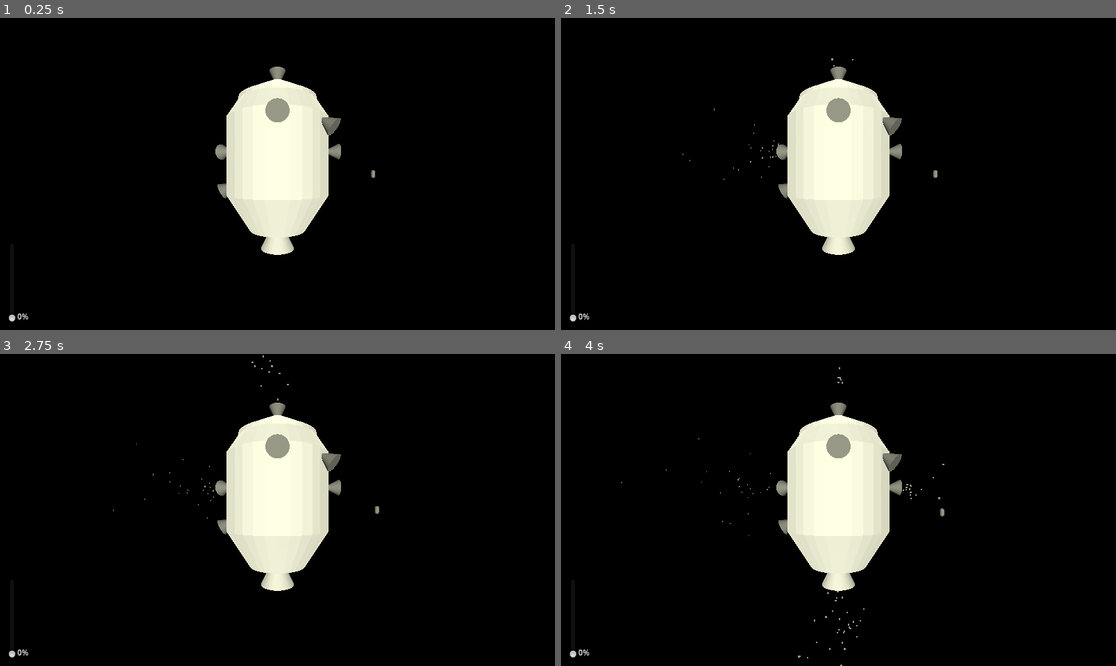
Above: before the commit, frames 1-4 (two rows, left to right).
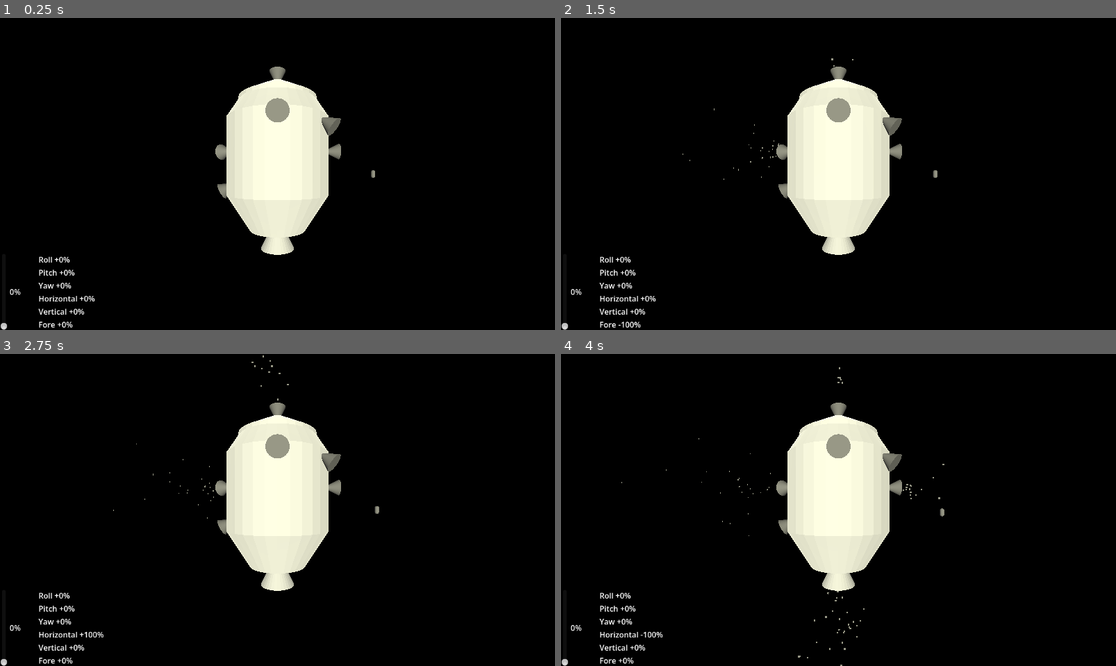
Above: after the commit, the same moments.

Repository: Carth501/anti-manual-spaceship-operation
Game: Godot game, scene res://scenes/space.tscn
Same seed, same stepped clock (60 frames per second), same inputs: the game is played once before the commit and once after it.
Inputs:
- Up to frame 1 (0.25 s): no input
- Up to frame 2 (1.5 s): tap Enter at 0.5 s; hold L (Lateral_Right) 0.53-1.28 s; hold O (Lateral_Back) from 1.28 s (still down)
- Up to frame 3 (2.75 s): release O (Lateral_Back) at 2.03 s; hold L (Lateral_Right) from 2.03 s (still down)
- Up to frame 4 (4 s): release L (Lateral_Right) at 2.78 s; hold U (Lateral_Forward) 2.78-3.53 s; hold J (Lateral_Left) from 3.53 s (still down)

The runs differ from the first frame. In frame 1, 0.6% of the frame differs, in the area x 0-18%, y 76-100%; in frame 2, 0.6%; in frame 3, 0.6%, in the area x 0-19%, y 76-100%; in frame 4, 0.6%.

Commit message:
Refactor UIManager and ControlInterface to enhance control axes management and update UI labels for throttle and axes values
Co-authored-by: Copilot <copilot@github.com>

Diff:
--- a/scenes/user_interface.tscn
+++ b/scenes/user_interface.tscn
@@ -10,34 +10,95 @@
 grow_horizontal = 2
 grow_vertical = 2
 script = ExtResource("1_j8r0o")
-throttle_slider_path = NodePath("Control/VSlider")
+throttle_slider_path = NodePath("HBoxContainer/ThrusterControl/VSlider")
+throttle_label_path = NodePath("HBoxContainer/ThrusterControl/Label")
 
-[node name="Control" type="Control" parent="." unique_id=609721339]
+[node name="HBoxContainer" type="HBoxContainer" parent="." unique_id=1366659684]
 layout_mode = 1
 anchors_preset = 2
 anchor_top = 1.0
 anchor_bottom = 1.0
-offset_left = 17.0
-offset_top = -57.0
-offset_right = 57.0
-offset_bottom = -17.0
+offset_top = -137.0
+offset_right = 103.0
 grow_vertical = 0
+theme_override_constants/separation = 20
 
-[node name="VSlider" type="VSlider" parent="Control" unique_id=2091011137]
-layout_mode = 1
-anchors_preset = 2
-anchor_top = 1.0
-anchor_bottom = 1.0
-offset_top = -162.0
-offset_right = 16.0
-grow_vertical = 0
+[node name="ThrusterControl" type="HBoxContainer" parent="HBoxContainer" unique_id=172850374]
+layout_mode = 2
+alignment = 2
 
-[node name="Label" type="Label" parent="Control" unique_id=1481298198]
-layout_mode = 1
-anchors_preset = 2
-anchor_top = 1.0
-anchor_bottom = 1.0
-offset_left = 19.0
-offset_top = -23.0
-offset_right = 59.0
-grow_vertical = 0
+[node name="VSlider" type="VSlider" parent="HBoxContainer/ThrusterControl" unique_id=2091011137]
+layout_mode = 2
+
+[node name="Label" type="Label" parent="HBoxContainer/ThrusterControl" unique_id=1481298198]
+custom_minimum_size = Vector2(40, 0)
+layout_mode = 2
+
+[node name="VBoxContainer" type="VBoxContainer" parent="HBoxContainer" unique_id=154077265]
+layout_mode = 2
+
+[node name="Roll" type="HBoxContainer" parent="HBoxContainer/VBoxContainer" unique_id=850404601]
+layout_mode = 2
+
+[node name="Variable" type="Label" parent="HBoxContainer/VBoxContainer/Roll" unique_id=1263665586]
+layout_mode = 2
+text = "Roll"
+
+[node name="Value" type="Label" parent="HBoxContainer/VBoxContainer/Roll" unique_id=102666881]
+layout_mode = 2
+text = "%#"
+
+[node name="Pitch" type="HBoxContainer" parent="HBoxContainer/VBoxContainer" unique_id=359368613]
+layout_mode = 2
+
+[node name="Variable" type="Label" parent="HBoxContainer/VBoxContainer/Pitch" unique_id=1118993848]
+layout_mode = 2
+text = "Pitch"
+
+[node name="Value" type="Label" parent="HBoxContainer/VBoxContainer/Pitch" unique_id=103959793]
+layout_mode = 2
+text = "%#"
+
+[node name="Yaw" type="HBoxContainer" parent="HBoxContainer/VBoxContainer" unique_id=782456388]
+layout_mode = 2
+
+[node name="Variable" type="Label" parent="HBoxContainer/VBoxContainer/Yaw" unique_id=1567145709]
+layout_mode = 2
+text = "Yaw"
+
+[node name="Value" type="Label" parent="HBoxContainer/VBoxContainer/Yaw" unique_id=1490093416]
+layout_mode = 2
+text = "%#"
+
+[node name="Horizontal" type="HBoxContainer" parent="HBoxContainer/VBoxContainer" unique_id=1802234531]
+layout_mode = 2
+
+[node name="Variable" type="Label" parent="HBoxContainer/VBoxContainer/Horizontal" unique_id=888680510]
+layout_mode = 2
+text = "Horizontal"
+
+[node name="Value" type="Label" parent="HBoxContainer/VBoxContainer/Horizontal" unique_id=570608830]
+layout_mode = 2
+text = "%#"
+
+[node name="Verticle" type="HBoxContainer" parent="HBoxContainer/VBoxContainer" unique_id=686752964]
+layout_mode = 2
+
+[node name="Variable" type="Label" parent="HBoxContainer/VBoxContainer/Verticle" unique_id=1689269602]
+layout_mode = 2
+text = "Vertical"
+
+[node name="Value" type="Label" parent="HBoxContainer/VBoxContainer/Verticle" unique_id=228444106]
+layout_mode = 2
+text = "%#"
+
+[node name="Fore" type="HBoxContainer" parent="HBoxContainer/VBoxContainer" unique_id=1164772468]
+layout_mode = 2
+
+[node name="Variable" type="Label" parent="HBoxContainer/VBoxContainer/Fore" unique_id=891551370]
+layout_mode = 2
+text = "Fore"
+
+[node name="Value" type="Label" parent="HBoxContainer/VBoxContainer/Fore" unique_id=111922249]
+layout_mode = 2
+text = "%#"
--- a/scripts/control_interface.gd
+++ b/scripts/control_interface.gd
@@ -2,6 +2,7 @@
 extends Node
 
 signal main_throttle_changed(value: float)
+signal control_axes_changed(values: Dictionary)
 
 @export var thruster_controller_path: NodePath = ^"../ThrustController"
 @export var local_right_axis: Vector3 = Vector3.RIGHT
@@ -16,6 +17,12 @@
 @export_range(0.0, 1.0, 0.01) var rotational_authority: float = 1.0
 
 var thruster_controller: ThrusterController
+var current_horizontal_input: float = 0.0
+var current_vertical_input: float = 0.0
+var current_fore_input: float = 0.0
+var current_pitch_input: float = 0.0
+var current_yaw_input: float = 0.0
+var current_roll_input: float = 0.0
 
 
 func _ready() -> void:
@@ -29,6 +36,7 @@
 		return
 
 	_update_main_throttle(delta)
+	_update_control_axes()
 	thruster_controller.set_input(_build_linear_request(), _build_angular_request())
 	thruster_controller.apply_current_forces()
 
@@ -52,28 +60,41 @@
 	return main_throttle
 
 
+func get_control_axes() -> Dictionary:
+	return {
+		"horizontal": current_horizontal_input,
+		"vertical": current_vertical_input,
+		"fore": current_fore_input,
+		"pitch": current_pitch_input,
+		"yaw": current_yaw_input,
+		"roll": current_roll_input,
+	}
+
+
 func _build_linear_request() -> Vector3:
-	var lateral_x := Input.get_action_strength("Lateral_Right") - Input.get_action_strength("Lateral_Left")
-	var lateral_y := Input.get_action_strength("Lateral_Up") - Input.get_action_strength("Lateral_Down")
-	var forward_request := main_throttle
-	forward_request += Input.get_action_strength("Lateral_Forward")
-	forward_request -= Input.get_action_strength("Lateral_Back")
-
-	var linear_request := _normalized_axis(local_right_axis) * lateral_x
-	linear_request += _normalized_axis(local_up_axis) * lateral_y
-	linear_request += _normalized_axis(local_forward_axis) * forward_request
+	var linear_request := _normalized_axis(local_right_axis) * current_horizontal_input
+	linear_request += _normalized_axis(local_up_axis) * current_vertical_input
+	linear_request += _normalized_axis(local_forward_axis) * current_fore_input
 	return linear_request.limit_length(1.0) * lateral_authority
 
 
 func _build_angular_request() -> Vector3:
-	var pitch_request := Input.get_action_strength("Pitch_Up") - Input.get_action_strength("Pitch_Down")
-	var yaw_request := Input.get_action_strength("Yaw_Left") - Input.get_action_strength("Yaw_Right")
-	var roll_request := Input.get_action_strength("Roll_Left") - Input.get_action_strength("Roll_Right")
+	var angular_request := _normalized_axis(local_pitch_axis) * current_pitch_input
+	angular_request += _normalized_axis(local_yaw_axis) * current_yaw_input
+	angular_request += _normalized_axis(local_roll_axis) * current_roll_input
+	return angular_request.limit_length(1.0) * rotational_authority
 
-	var angular_request := _normalized_axis(local_pitch_axis) * pitch_request
-	angular_request += _normalized_axis(local_yaw_axis) * yaw_request
-	angular_request += _normalized_axis(local_roll_axis) * roll_request
-	return angular_request.limit_length(1.0) * rotational_authority
+
+func _update_control_axes() -> void:
+	current_horizontal_input = Input.get_action_strength("Lateral_Right") - Input.get_action_strength("Lateral_Left")
+	current_vertical_input = Input.get_action_strength("Lateral_Up") - Input.get_action_strength("Lateral_Down")
+	current_fore_input = main_throttle
+	current_fore_input += Input.get_action_strength("Lateral_Forward")
+	current_fore_input -= Input.get_action_strength("Lateral_Back")
+	current_pitch_input = Input.get_action_strength("Pitch_Up") - Input.get_action_strength("Pitch_Down")
+	current_yaw_input = Input.get_action_strength("Yaw_Left") - Input.get_action_strength("Yaw_Right")
+	current_roll_input = Input.get_action_strength("Roll_Left") - Input.get_action_strength("Roll_Right")
+	control_axes_changed.emit(get_control_axes())
 
 
 func _normalized_axis(axis: Vector3) -> Vector3:
--- a/scripts/ui_manager.gd
+++ b/scripts/ui_manager.gd
@@ -4,16 +4,34 @@
 @export var control_interface_path: NodePath = ^"../Miracle/Node"
 @export var throttle_slider_path: NodePath = ^"VSlider"
 @export var throttle_label_path: NodePath = ^"Control/Label"
+@export var roll_value_label_path: NodePath = ^"HBoxContainer/VBoxContainer/Roll/Value"
+@export var pitch_value_label_path: NodePath = ^"HBoxContainer/VBoxContainer/Pitch/Value"
+@export var yaw_value_label_path: NodePath = ^"HBoxContainer/VBoxContainer/Yaw/Value"
+@export var horizontal_value_label_path: NodePath = ^"HBoxContainer/VBoxContainer/Horizontal/Value"
+@export var vertical_value_label_path: NodePath = ^"HBoxContainer/VBoxContainer/Verticle/Value"
+@export var fore_value_label_path: NodePath = ^"HBoxContainer/VBoxContainer/Fore/Value"
 
 var control_interface: ControlInterface
 var throttle_slider: VSlider
 var throttle_label: Label
+var roll_value_label: Label
+var pitch_value_label: Label
+var yaw_value_label: Label
+var horizontal_value_label: Label
+var vertical_value_label: Label
+var fore_value_label: Label
 
 
 func _ready() -> void:
 	control_interface = get_node_or_null(control_interface_path) as ControlInterface
 	throttle_slider = get_node_or_null(throttle_slider_path) as VSlider
 	throttle_label = get_node_or_null(throttle_label_path) as Label
+	roll_value_label = get_node_or_null(roll_value_label_path) as Label
+	pitch_value_label = get_node_or_null(pitch_value_label_path) as Label
+	yaw_value_label = get_node_or_null(yaw_value_label_path) as Label
+	horizontal_value_label = get_node_or_null(horizontal_value_label_path) as Label
+	vertical_value_label = get_node_or_null(vertical_value_label_path) as Label
+	fore_value_label = get_node_or_null(fore_value_label_path) as Label
 
 	if control_interface == null:
 		push_warning("UIManager could not find a ControlInterface at %s" % control_interface_path)
@@ -29,7 +47,9 @@
 		_configure_throttle_slider()
 		throttle_slider.value_changed.connect(_on_throttle_slider_changed)
 	control_interface.main_throttle_changed.connect(_on_main_throttle_changed)
+	control_interface.control_axes_changed.connect(_on_control_axes_changed)
 	_sync_ui_to_throttle()
+	_update_axis_labels(control_interface.get_control_axes())
 
 
 func _configure_throttle_slider() -> void:
@@ -60,3 +80,23 @@
 		return
 
 	throttle_label.text = "%d%%" % int(round(value * 100.0))
+
+
+func _on_control_axes_changed(values: Dictionary) -> void:
+	_update_axis_labels(values)
+
+
+func _update_axis_labels(values: Dictionary) -> void:
+	_update_axis_label(horizontal_value_label, values.get("horizontal", 0.0))
+	_update_axis_label(vertical_value_label, values.get("vertical", 0.0))
+	_update_axis_label(fore_value_label, values.get("fore", 0.0))
+	_update_axis_label(pitch_value_label, values.get("pitch", 0.0))
+	_update_axis_label(yaw_value_label, values.get("yaw", 0.0))
+	_update_axis_label(roll_value_label, values.get("roll", 0.0))
+
+
+func _update_axis_label(target_label: Label, value: float) -> void:
+	if target_label == null:
+		return
+
+	target_label.text = "%+d%%" % int(round(value * 100.0))
